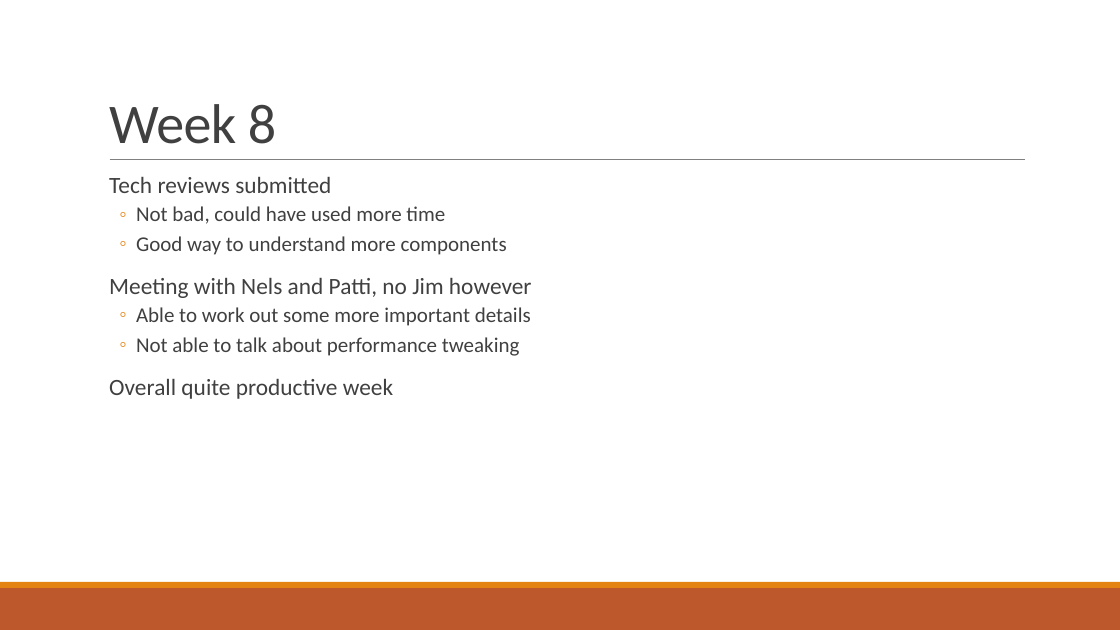
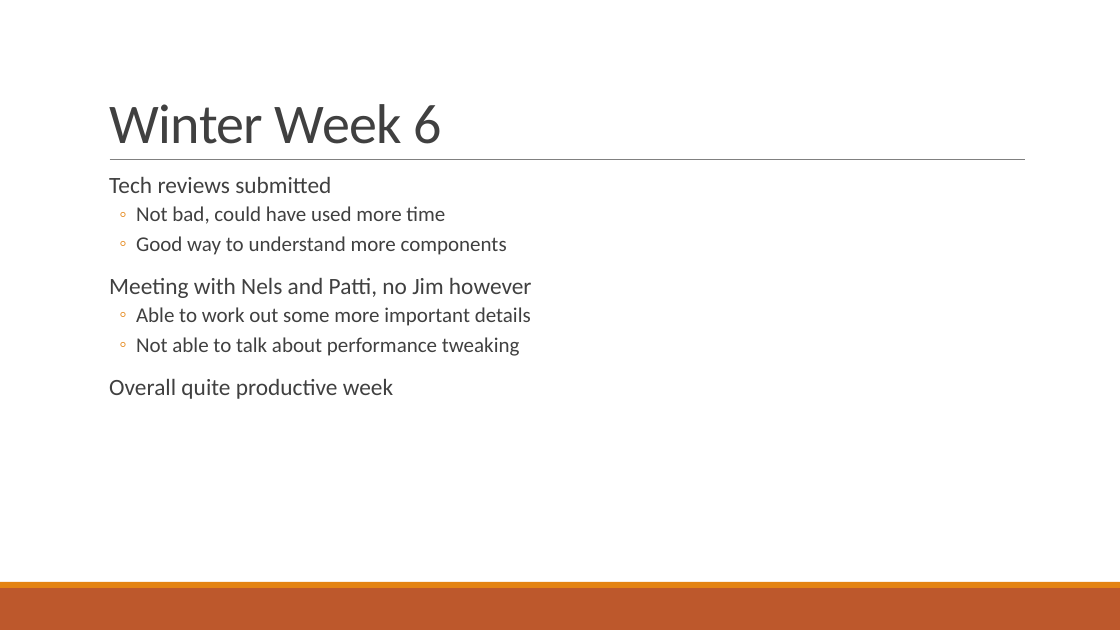
Before and after one commit to gonsalvg/Capstone-Forge-App, a slide deck: slide 30 of Project Documents/Progress Report 2/Progress report.pptx. Drawn at 1120x630 pixels with LibreOffice and Linux fonts; fonts in the diff are those of the drawing. Boxes give left, top, right and bottom in pixels: in the first picture for what was removed or moved away, otherwise in the second. Text is boxed around its words. In the diff, an @@ line names an element or a change of style, - is before the commit and + after.

```diff
--- a/Project Documents/Progress Report 2/Progress report.pptx
+++ b/Project Documents/Progress Report 2/Progress report.pptx
@@ title at <box>109,104,441,144</box>: text changed @@
-Week 8
+Winter Week 6
```
Also in this commit, not shown: 1 other slide changed, 5 slides added, 7 slides removed, 3 other files.
